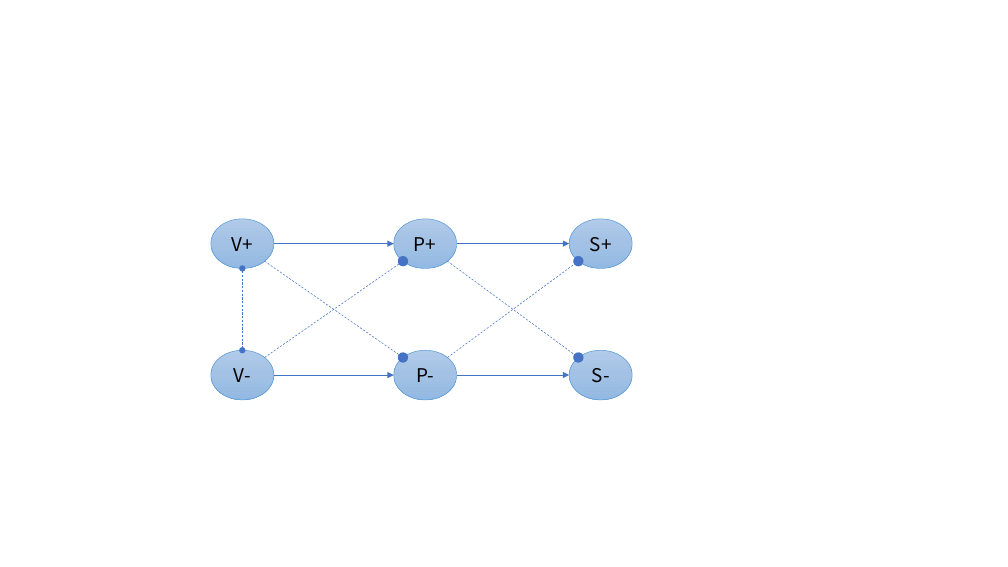
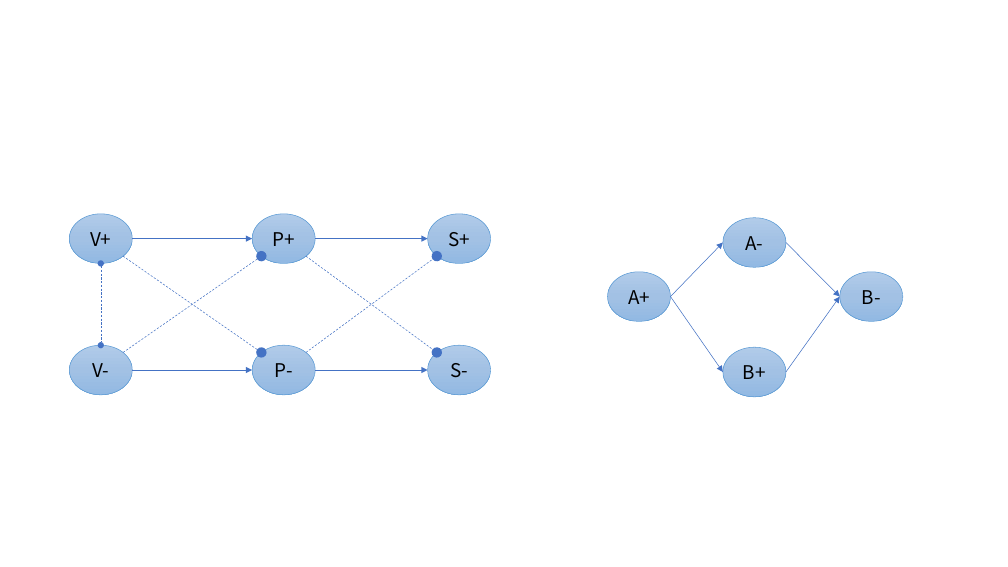
Before and after one commit to DualsoftDev/ds, a slide deck: slide 2 of DsDotNet/src/Doc/Model.pptx. Drawn at 1008x567 pixels with LibreOffice and Linux fonts; fonts in the diff are those of the drawing. Boxes give left, top, right and bottom in pixels: in the first picture for what was removed or moved away, otherwise in the second. Text is boxed around its words. In the diff, an @@ line names an element or a change of style, - is before the commit and + after.

```diff
--- a/DsDotNet/src/Doc/Model.pptx
+++ b/DsDotNet/src/Doc/Model.pptx
@@ ellipse added at (x1=723, y1=218, x2=786, y2=268), fill gradient #B1CBE9 to #A3C1E5 to #93B9E4, outline #5B9BD5 0.5 pt, 18 pt, text #000000 @@
+A-
@@ 8 arrows, 6 ellipses, 1 double arrow moved together from (x1=211, y1=219, x2=632, y2=400) to (x1=70, y1=214, x2=491, y2=395) @@
@@ arrow added from (671, 296) to (723, 243), #4472C4 0.5 pt @@
@@ arrow added from (786, 243) to (840, 296), #4472C4 0.5 pt @@
@@ ellipse added at (x1=608, y1=271, x2=671, y2=321), fill gradient #B1CBE9 to #A3C1E5 to #93B9E4, outline #5B9BD5 0.5 pt, 18 pt, text #000000 @@
+A+
@@ arrow added from (671, 296) to (723, 372), #4472C4 0.5 pt @@
@@ arrow added from (786, 372) to (840, 296), #4472C4 0.5 pt @@
@@ ellipse added at (x1=840, y1=271, x2=903, y2=321), fill gradient #B1CBE9 to #A3C1E5 to #93B9E4, outline #5B9BD5 0.5 pt, 18 pt, text #000000 @@
+B-
@@ ellipse added at (x1=723, y1=347, x2=786, y2=397), fill gradient #B1CBE9 to #A3C1E5 to #93B9E4, outline #5B9BD5 0.5 pt, 18 pt, text #000000 @@
+B+
```
Also in this commit, not shown: 2 other files.
